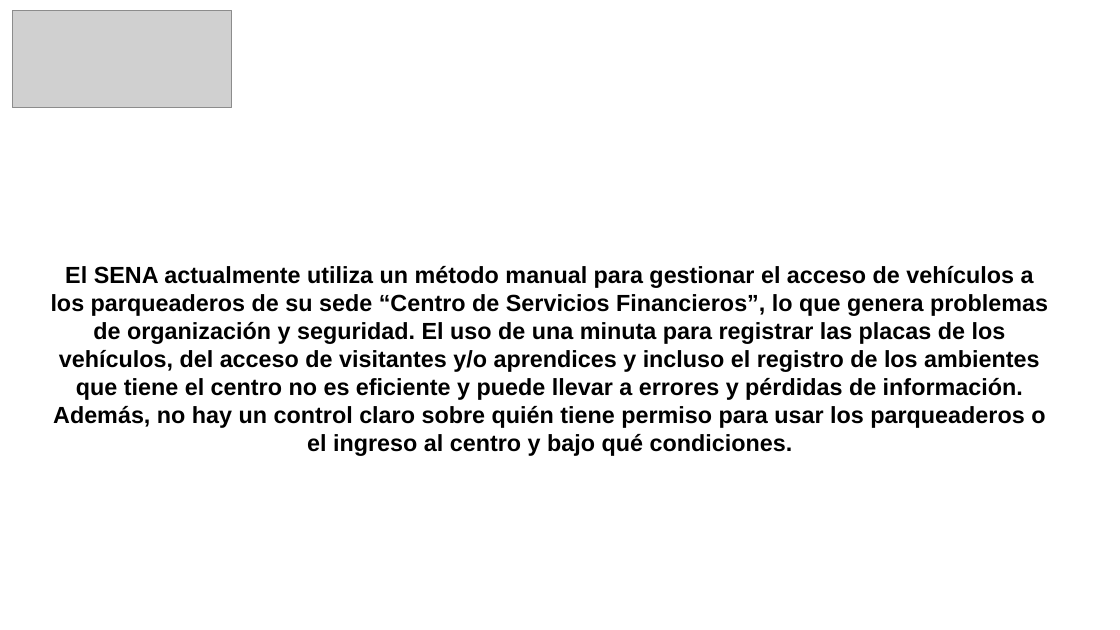
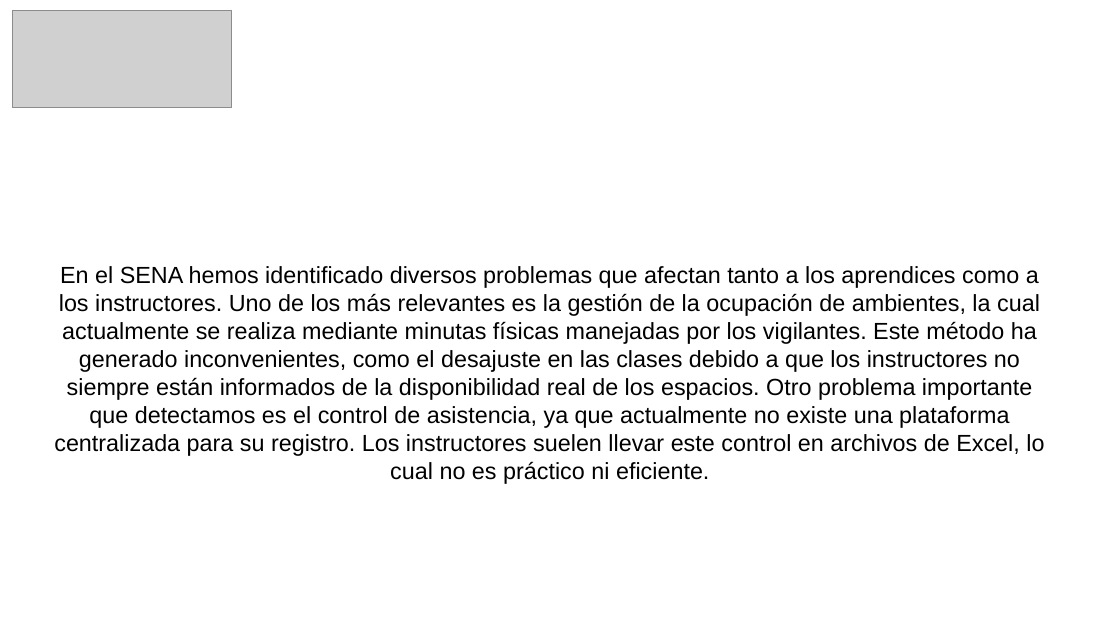
Before and after one commit to scrumteamlmack/Repositorio-de-equipo-3, a slide deck: slide 3 of Arquitectura de software/L-MACK/SUTENTACION 3B L-MACK.pptx. Drawn at 1120x630 pixels with LibreOffice and Linux fonts; fonts in the diff are those of the drawing; grey boxes stand for pictures; background and template pictures are left out. Boxes give left, top, right and bottom in pixels: in the first picture for what was removed or moved away, otherwise in the second. Text is boxed around its words. In the diff, an @@ line names an element or a change of style, - is before the commit and + after.

```diff
--- a/Arquitectura de software/L-MACK/SUTENTACION 3B L-MACK.pptx
+++ b/Arquitectura de software/L-MACK/SUTENTACION 3B L-MACK.pptx
@@ text at [54, 266, 1044, 484]: text changed; bold off @@
-El SENA actualmente utiliza un método manual para gestionar el acceso de vehículos a los parqueaderos de su sede “Centro de Servicios Financieros”, lo que genera problemas de organización y seguridad. El uso de una minuta para registrar las placas de los vehículos, del acceso de visitantes y/o aprendices y incluso el registro de los ambientes que tiene el centro no es eficiente y puede llevar a errores y pérdidas de información. Además, no hay un control claro sobre quién tiene permiso para usar los parqueaderos o el ingreso al centro y bajo qué condiciones.
+En el SENA hemos identificado diversos problemas que afectan tanto a los aprendices como a los instructores. Uno de los más relevantes es la gestión de la ocupación de ambientes, la cual actualmente se realiza mediante minutas físicas manejadas por los vigilantes. Este método ha generado inconvenientes, como el desajuste en las clases debido a que los instructores no siempre están informados de la disponibilidad real de los espacios. Otro problema importante que detectamos es el control de asistencia, ya que actualmente no existe una plataforma centralizada para su registro. Los instructores suelen llevar este control en archivos de Excel, lo cual no es práctico ni eficiente.
```
Also in this commit, not shown: 2 other slides changed.
